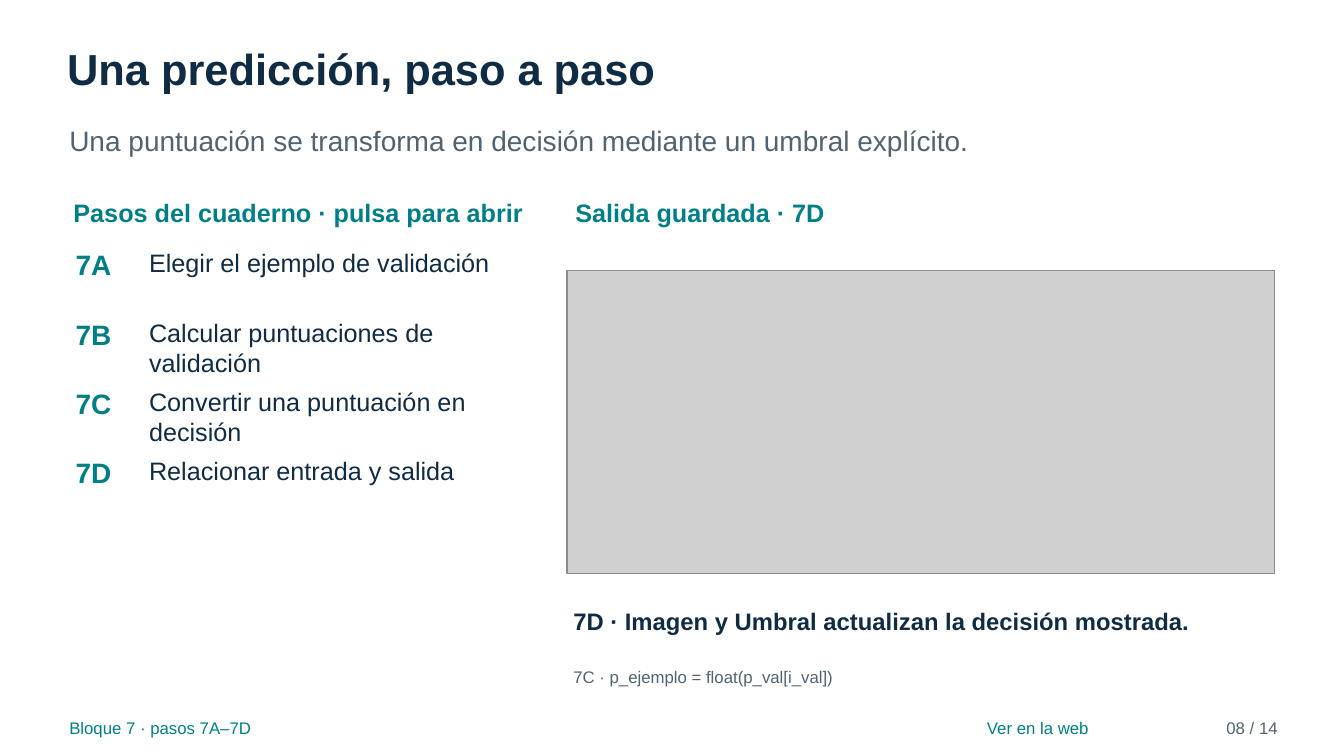
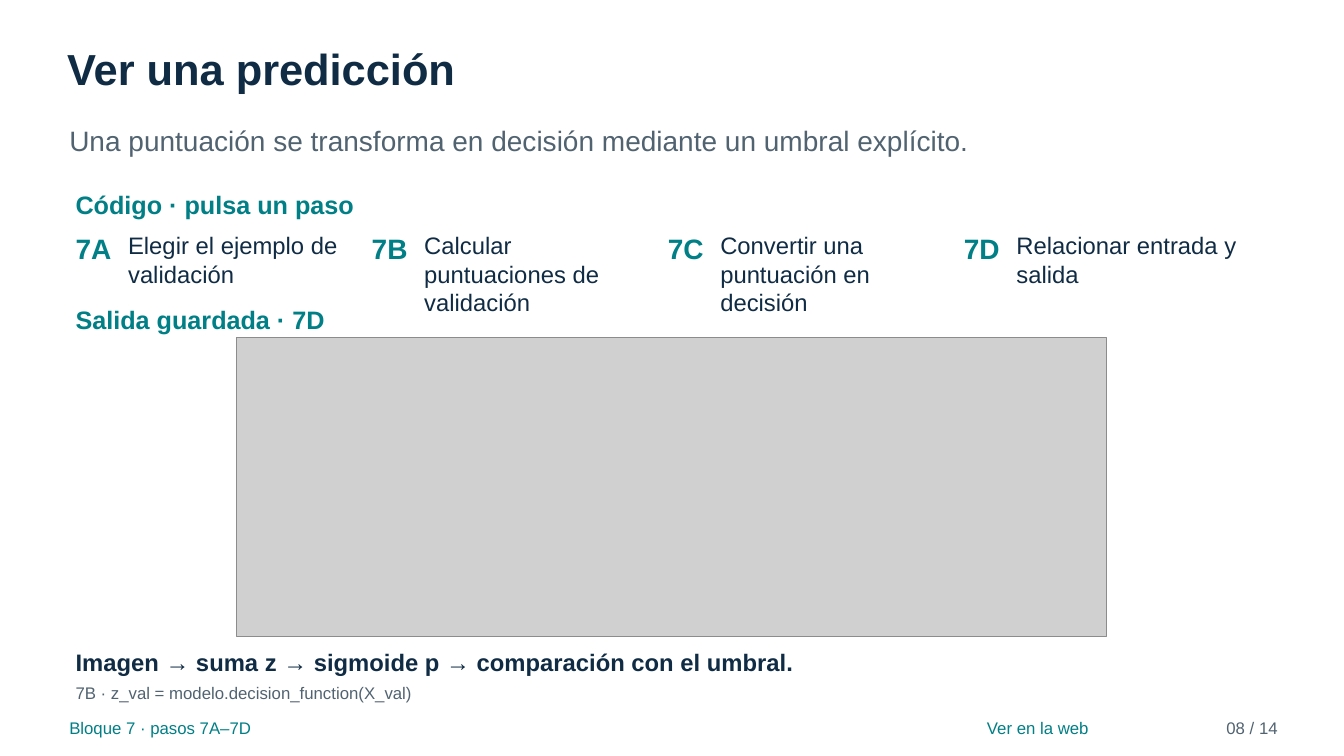
Before and after one commit to FisikMedik/taller-imagenes-medicas-python, a slide deck: slide 8 of Presentacion_modulo_ML.pptx. Drawn at 1344x756 pixels with LibreOffice and Linux fonts; fonts in the diff are those of the drawing; grey boxes stand for pictures. Boxes give left, top, right and bottom in pixels: in the first picture for what was removed or moved away, otherwise in the second. Text is boxed around its words. In the diff, an @@ line names an element or a change of style, - is before the commit and + after.

Commit message:
Explica ML paso a paso y anima el filtro 3×3
Reescribe las explicaciones junto al código, conecta píxeles, pesos y predicción, y usa botones para las demostraciones. Añade un filtro 3×3 con cálculo de cada salida. Elimina agendas y referencias internas repetidas; sincroniza cuadernos, tutorial, manuales, fuentes y presentaciones como documentación del taller realizado el 26 de noviembre a las 13:30 en Honduras.

```diff
--- a/Presentacion_modulo_ML.pptx
+++ b/Presentacion_modulo_ML.pptx
@@ text at (67,53,455,93): text changed @@
-Una predicción, paso a paso
+Ver una predicción
@@ text at (76,195,354,219): text changed @@
-Pasos del cuaderno · pulsa para abrir
+Código · pulsa un paso
@@ text "7A": place and size @@
-text "7A" at (76,255,112,275)
+text "7A" at (76,239,112,259)
@@ text "Elegir el ejemplo de validación": place and size @@
-text "Elegir el ejemplo de validación" at (149,253,489,278)
+text "Elegir el ejemplo de validación" at (128,236,338,284)
@@ text "7B": place and size @@
-text "7B" at (76,325,112,345)
+text "7B" at (372,239,408,259)
@@ text "Calcular puntuaciones de validación": place and size @@
-text "Calcular puntuaciones de validación" at (149,323,433,373)
+text "Calcular puntuaciones de validación" at (424,236,599,312)
@@ text "7C": place and size @@
-text "7C" at (76,394,112,415)
+text "7C" at (668,239,704,260)
@@ text "Convertir una puntuación en decisión": place and size @@
-text "Convertir una puntuación en decisión" at (149,392,465,442)
+text "Convertir una puntuación en decisión" at (720,236,869,312)
@@ text "7D": place and size @@
-text "7D" at (76,463,112,483)
+text "7D" at (964,239,1000,259)
@@ size 18 to 17 pt in 4 elements at (128,236,338,284), (424,236,599,312), (720,236,869,312), (1016,236,1236,284) @@
@@ text "Relacionar entrada y salida": place and size @@
-text "Relacionar entrada y salida" at (149,461,454,486)
+text "Relacionar entrada y salida" at (1016,236,1236,284)
@@ text "Salida guardada · 7D": place and size @@
-text "Salida guardada · 7D" at (575,203,824,228)
+text "Salida guardada · 7D" at (76,310,324,335)
@@ picture: place and size @@
-picture at (567,270,1274,574)
+picture at (237,337,1107,636)
@@ text at (76,653,793,676): text changed @@
-7D · Imagen y Umbral actualizan la decisión mostrada.
+Imagen → suma z → sigmoide p → comparación con el umbral.
@@ text at (76,687,411,703): text changed @@
-7C · p_ejemplo = float(p_val[i_val])
+7B · z_val = modelo.decision_function(X_val)
```
Also in this commit, not shown: 13 other slides changed, 18 other files.
